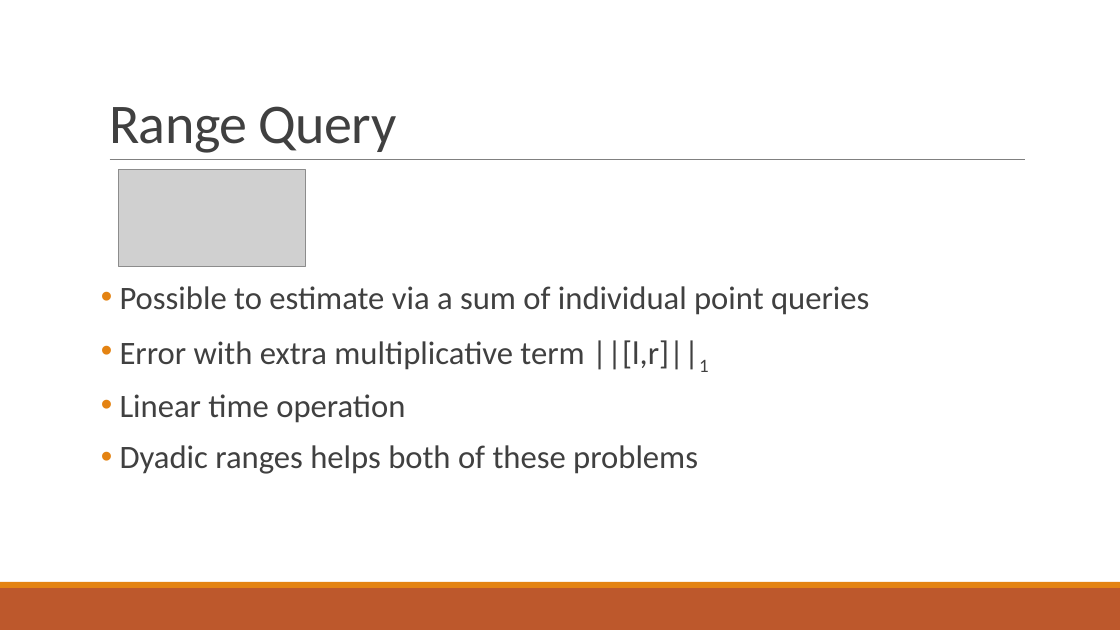
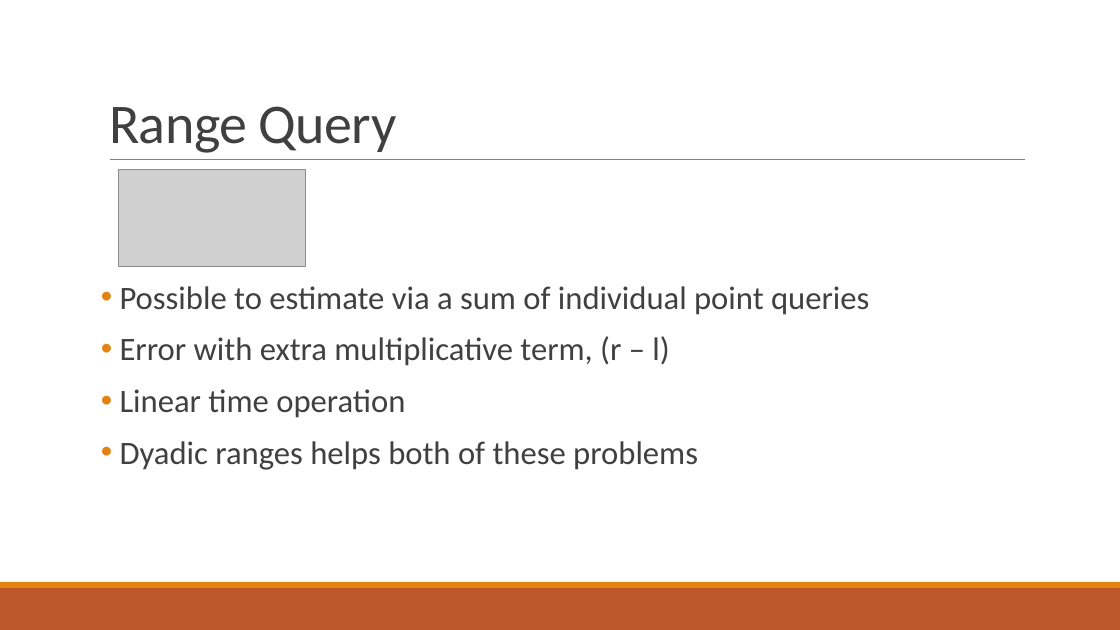
Before and after one commit to ewagner46/count_min_sketch_technical_summary, a slide deck: slide 30 of count_min_sketch_talk_EW.pptx. Drawn at 1120x630 pixels with LibreOffice and Linux fonts; fonts in the diff are those of the drawing; grey boxes stand for pictures. Boxes give left, top, right and bottom in pixels: in the first picture for what was removed or moved away, otherwise in the second. Text is boxed around its words. In the diff, an @@ line names an element or a change of style, - is before the commit and + after.

```diff
--- a/count_min_sketch_talk_EW.pptx
+++ b/count_min_sketch_talk_EW.pptx
@@ text at box(120, 336, 669, 366): text changed @@
-• Error with extra multiplicative term ||[l,r]||1
+• Error with extra multiplicative term, (r – l)
```
Also in this commit, not shown: 7 other slides changed, 2 slides added, 1 slide removed, 2 other files.
